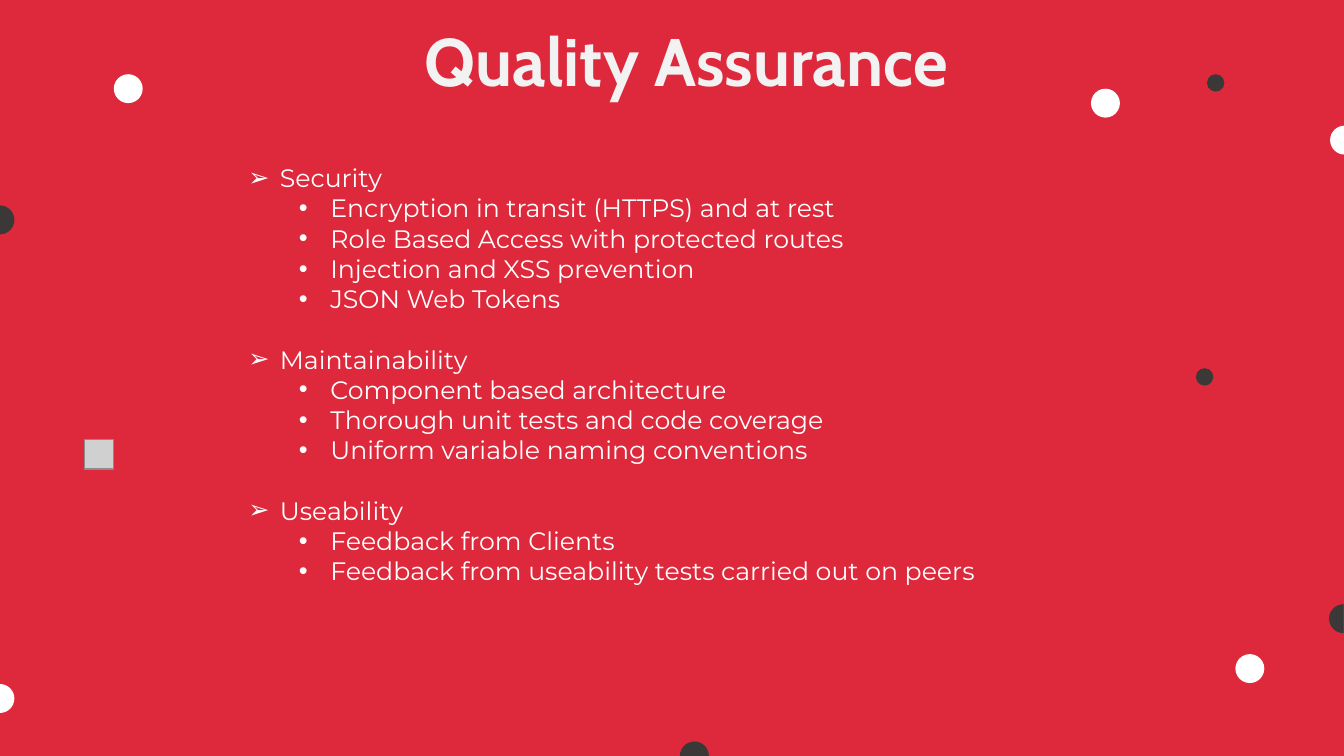
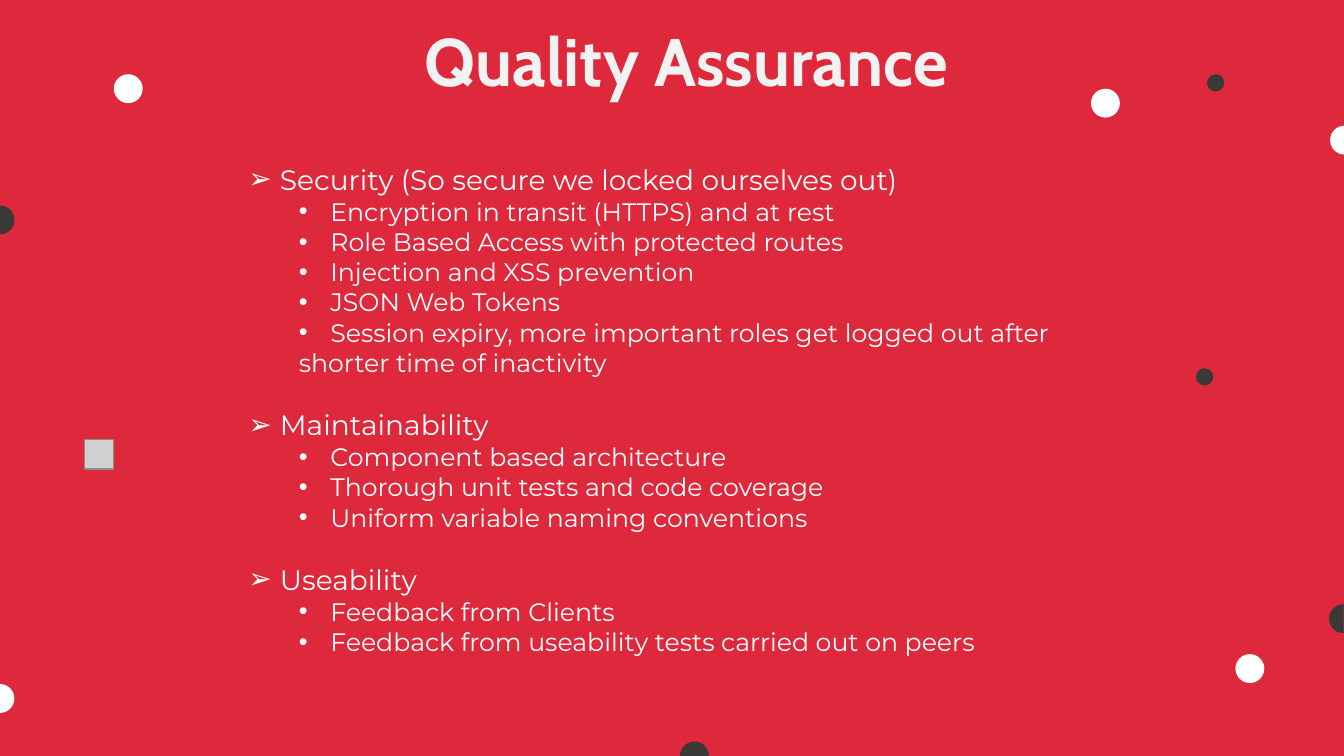
Before and after one commit to COS301-SE-2023/Pronto, a slide deck: slide 6 of Documentation/Demo 4 documents/Demo 4 Slideshow.pptx. Drawn at 1344x756 pixels with LibreOffice and Linux fonts; fonts in the diff are those of the drawing; grey boxes stand for pictures; background and template pictures are left out. Boxes give left, top, right and bottom in pixels: in the first picture for what was removed or moved away, otherwise in the second. Text is boxed around its words. In the diff, an @@ line names an element or a change of style, - is before the commit and + after.

Commit message:
update ppt

```diff
--- a/Documentation/Demo 4 documents/Demo 4 Slideshow.pptx
+++ b/Documentation/Demo 4 documents/Demo 4 Slideshow.pptx
@@ text at (280,169,897,196): text changed; size 18 to 20 pt @@
-➢ Security
+➢ Security (So secure we locked ourselves out)
@@ text at (299,323,1048,377): paragraphs added @@
+  • Session expiry, more important roles get logged out after
+  shorter time of inactivity
@@ text at (280,414,489,596): size 18 to 20 pt in "Maintainability", "Useability" @@
```
Also in this commit, not shown: 4 other slides changed.
